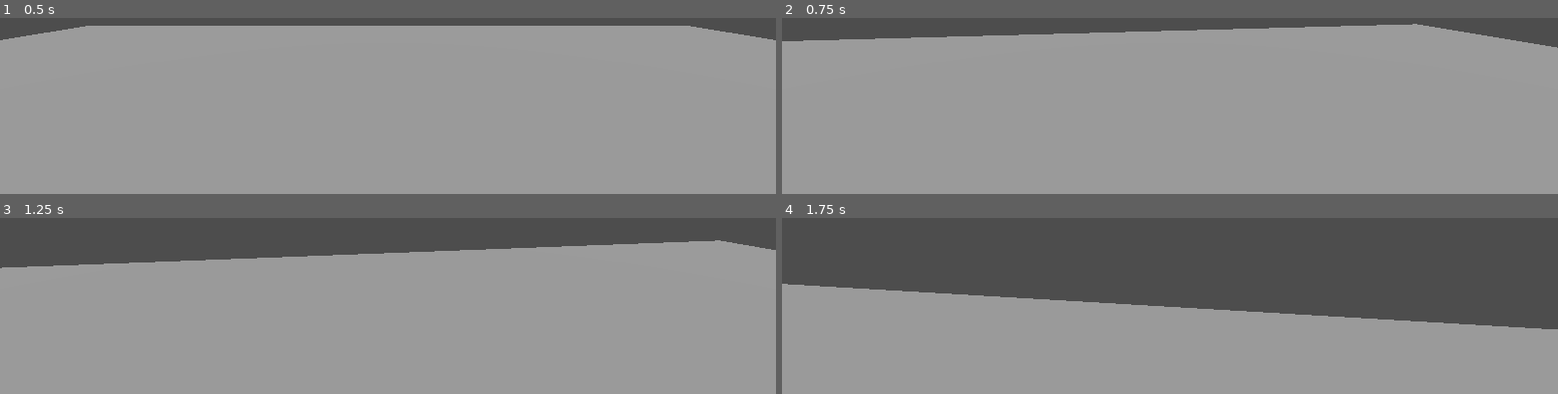
Above: before the commit, frames 1-4 (two rows, left to right).
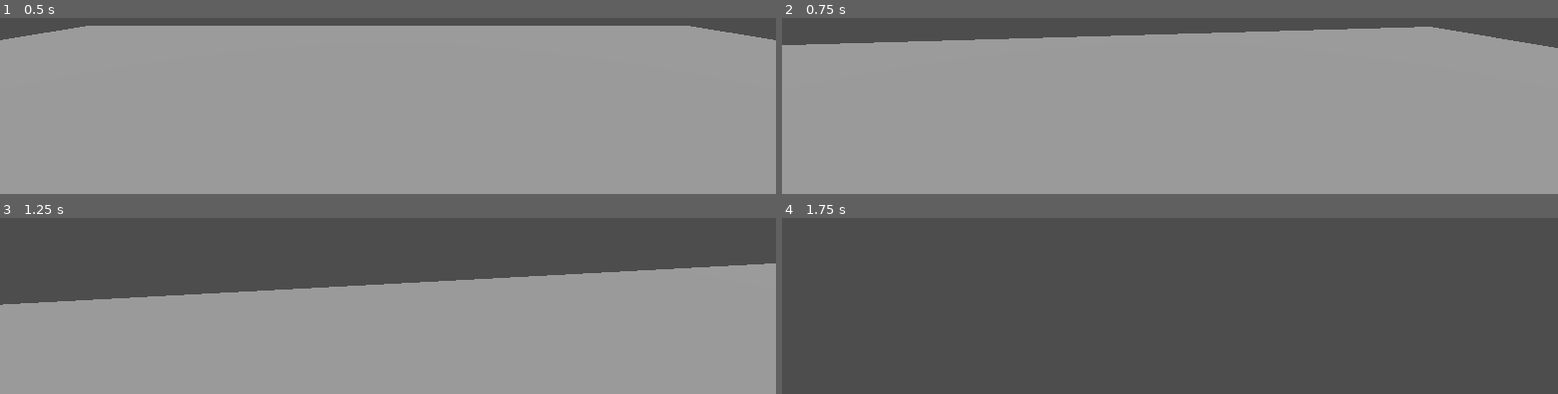
Above: after the commit, the same moments.

Repository: SimoneMicillo/mask-jam-red-devs
Game: Godot game, scene res://MainScene/main.tscn
The game is run twice, just before and just after one commit, with the same random seed, the same clock (stepped at 60 frames per second) and the same inputs. The engine's default icon, where the game draws it, is replaced by a stand-in: a white triangle on a blue panel in a dark square.
Inputs (mouse positions are in pixels of both pictures, inside the frame that each line leads up to):
- Up to frame 1 (0.5 s): no input
- Up to frame 2 (0.75 s): tap Enter (ui_accept) at 0.5 s; move the mouse to (outside the picture) at 0.52 s; hold Up (ui_up) from 0.53 s (still down)
- Up to frame 3 (1.25 s): keep holding Up (ui_up); tap Enter (ui_accept) at 0.77 s
- Up to frame 4 (1.75 s): keep holding Up (ui_up); move the mouse to (outside the picture) at 1.27 s; tap Enter (ui_accept) at 1.52 s

Frame 1 is identical in both runs. In frame 2, 1.7% of the frame differs, in the area x 0-100%, y 3-18%; in frame 3, 17%; in frame 4, 50%, in the area x 0-100%, y 37-100%.

Commit message:
update player speed
update player speed

Diff:
--- a/Player/player.gd
+++ b/Player/player.gd
@@ -1,7 +1,7 @@
 extends CharacterBody3D
 class_name Player
 
-const SPEED = 5.0
+const SPEED = 7.5
 var isDead : bool = false
 
 func _physics_process(delta: float) -> void:
